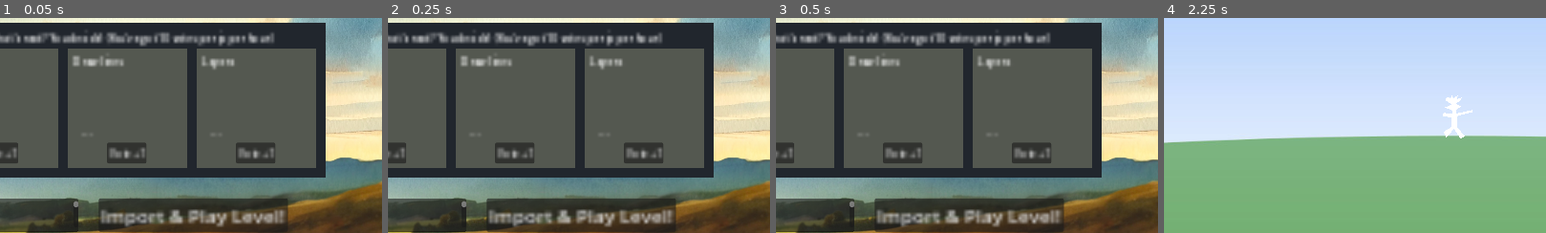
Above: before the commit, frames 1-4 (left to right).
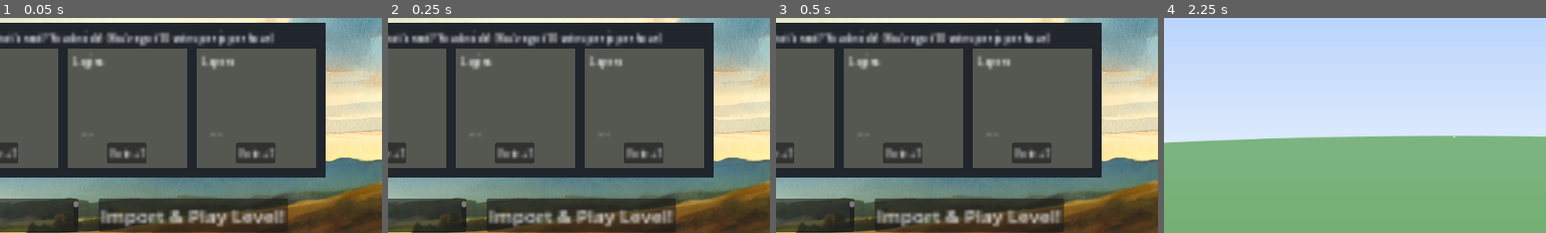
Above: after the commit, the same moments.

Repository: jacob-grahn/platform-racing-4
Game: Godot game, scene res://main/Main.tscn
Two runs of this game, one before a commit and one after it. Both use one fixed random seed, a clock stepped at 60 frames per second and the inputs below.
Inputs:
- Up to frame 1 (0.05 s): no input
- Up to frame 2 (0.25 s): no input
- Up to frame 3 (0.5 s): no input
- Up to frame 4 (2.25 s): click "Import & Play Level!" at 0.5 s; click "Back" at 1.25 s; click "Import & Play Level!" at 2 s
The pictures show only the part of the screen within x 12-62%, y 22-72%; the shares and areas given below are measured in that part.

The runs differ from the first frame. In frame 1, 0.3% of the frame differs, in the area x 19-33%, y 17-24%; in frame 2, 0.3%; in frame 3, 0.3%; in frame 4, 0.5%, in the area x 73-81%, y 36-56%.

Commit message:
basic drawing in editor

Diff:
--- a/client/character/Character.gd
+++ b/client/character/Character.gd
@@ -32,7 +32,7 @@
 var lightbreak_moon_timer: float = 0
 
 # Camera
-var camera_target_zoom: float = 1.0
+var camera_target_zoom: float = 0.2
 var camera_zoom_speed: float = 0.6
 var camera_max_zoom: float = 1.0
 var camera_min_zoom: float = 0.8
@@ -53,6 +53,7 @@
 
 
 func _physics_process(delta):
+	print(position)
 	if !active:
 		return
 
--- a/client/character/Character.tscn
+++ b/client/character/Character.tscn
@@ -118,6 +118,7 @@
 
 [node name="Camera" type="Camera2D" parent="."]
 position = Vector2(0, 44)
+zoom = Vector2(0.1, 0.1)
 
 [node name="Light" type="PointLight2D" parent="."]
 visible = false
--- a/client/pages/editor/Cursor.gd
+++ /dev/null
@@ -1,62 +0,0 @@
-extends Node2D
-class_name Cursor
-
-signal event
-
-const BLOCK_DROP = 'block_drop'
-const ERASE = 'erase'
-
-@onready var control = $Control
-var using_gui = false
-var mode: String = BLOCK_DROP
-var block_id: int = 0
-var layer_id: int = 0
-
-
-func _ready():
-	var slider_menu = get_parent().get_node("SliderMenu")
-	slider_menu.connect("control_changed", _on_control_changed)
-	slider_menu.connect("block_changed", _on_block_changed)
-	control.connect("gui_input", _on_gui_input)
-
-
-func _on_gui_input(event: InputEvent):
-	if event is InputEventMouseButton:
-		using_gui = false
-
-
-func _process(delta):
-	if Input.is_mouse_button_pressed(1) && !using_gui: # Left click
-		if mode == BLOCK_DROP:
-			do_block_drop()
-		if mode == ERASE:
-			do_erase()
-	else:
-		using_gui = true
-
-
-func _on_control_changed(control: String) -> void:
-	if control == "Blocks":
-		mode = BLOCK_DROP
-
-
-func _on_block_changed(new_block_id: int) -> void:
-	block_id = new_block_id
-
-
-func do_block_drop():
-	var tilemap: TileMap = get_node("../../Layers/Layer 1/TileMap")
-	var mouse_position = tilemap.get_global_mouse_position()
-	var coords = tilemap.local_to_map(tilemap.to_local(mouse_position))
-	var atlas_coords = Helpers.to_atlas_coords(block_id)
-	var existing_atlas_coords = tilemap.get_cell_atlas_coords(0, coords)
-	if atlas_coords != existing_atlas_coords:
-		emit_signal("event", {
-			"type": "set_tile",
-			"coords": coords,
-			"block_id": block_id,
-		})
-
-
-func do_erase():
-	pass
--- a/client/pages/editor/Cursor.tscn
+++ /dev/null
@@ -1,14 +0,0 @@
-[gd_scene load_steps=2 format=3 uid="uid://joknjf6qnfx5"]
-
-[ext_resource type="Script" path="res://pages/editor/Cursor.gd" id="1_a6mwn"]
-
-[node name="Cursor" type="Node2D"]
-script = ExtResource("1_a6mwn")
-
-[node name="Control" type="Control" parent="."]
-layout_mode = 3
-anchors_preset = 0
-offset_left = -2526.0
-offset_top = -1880.0
-offset_right = 4432.0
-offset_bottom = 3454.0
--- a/client/pages/editor/Editor.tscn
+++ b/client/pages/editor/Editor.tscn
@@ -4,7 +4,7 @@
 [ext_resource type="PackedScene" uid="uid://b37txmrlmt0ae" path="res://pages/editor/EditorCamera.tscn" id="2_ifj8n"]
 [ext_resource type="PackedScene" uid="uid://c1an2cgd34sv1" path="res://pages/editor/menu/SliderMenu.tscn" id="2_klaio"]
 [ext_resource type="PackedScene" uid="uid://cl0yelhxpgf2k" path="res://pages/editor/EditorEvents.tscn" id="3_05sia"]
-[ext_resource type="PackedScene" uid="uid://joknjf6qnfx5" path="res://pages/editor/Cursor.tscn" id="4_pnfuv"]
+[ext_resource type="PackedScene" uid="uid://joknjf6qnfx5" path="res://pages/editor/cursors/Cursor.tscn" id="4_pnfuv"]
 [ext_resource type="PackedScene" uid="uid://e6aydemh5yb1" path="res://pages/editor/Penciler.tscn" id="5_vq0x1"]
 [ext_resource type="PackedScene" uid="uid://batk4yeogrp0r" path="res://pages/editor/LevelEncoder.tscn" id="6_1cvds"]
 [ext_resource type="PackedScene" uid="uid://b58uyky8g3863" path="res://pages/editor/LevelDecoder.tscn" id="7_kmgse"]
--- a/client/pages/editor/EditorEvents.gd
+++ b/client/pages/editor/EditorEvents.gd
@@ -5,6 +5,7 @@
 signal undo_event
 
 const SET_TILE = 'set_tile'
+const ADD_LINE = 'add_line'
 
 var events = []
 var redo_events = []
--- a/client/pages/editor/LevelDecoder.gd
+++ b/client/pages/editor/LevelDecoder.gd
@@ -7,10 +7,15 @@
 	var layer = LAYER.instantiate()
 	layer.name = "Layer 1"
 	get_node("../Layers").add_child(layer)
-	var tilemap = layer.get_node("TileMap")
 
-	var tile_layer = level.layers[0]
-	var chunks = tile_layer.chunks
+	for encoded_layer in level.layers:
+		if encoded_layer.get("chunks"):
+			decode_chunks(encoded_layer.chunks, layer.get_node("TileMap"))
+		if encoded_layer.get("objects"):
+			decode_lines(encoded_layer.objects, layer.get_node("Lines"))
+
+
+func decode_chunks(chunks: Array, tilemap: TileMap) -> void:
 	for chunk in chunks:
 		for i:int in chunk.data.size():
 			var tile_id:int = chunk.data[i]
@@ -21,3 +26,19 @@
 			var atlas_coords = Helpers.to_atlas_coords(tile_id)
 			var alternative_tile = 0
 			tilemap.set_cell(0, coords, source_id, atlas_coords, alternative_tile)
+
+
+func decode_lines(objects: Array, holder: Node2D) -> void:
+	for object in objects:
+		if !object.get("polyline"):
+			continue
+		var line = Line2D.new()
+		line.position = Vector2(object.x, object.y)
+		# line.points = object.polyline
+		line.end_cap_mode = Line2D.LINE_CAP_ROUND
+		line.begin_cap_mode = Line2D.LINE_CAP_ROUND
+		line.default_color = Color("FFFFFF") # Color(object.properties.color)
+		line.width = 10 # object.properties.thickness
+		for point in object.polyline:
+			line.add_point(Vector2(point.x, point.y))
+		holder.add_child(line)
--- a/client/pages/editor/LevelEncoder.gd
+++ b/client/pages/editor/LevelEncoder.gd
@@ -10,39 +10,60 @@
 	var layers: Node2D = get_node("../Layers")
 	for group_layer in layers.get_children():
 		var tile_layer = {
-			"chunks": []
+			"chunks": encode_chunks(group_layer.get_node("TileMap")),
+			"objects": encode_lines(group_layer.get_node("Lines"))
 		}
-		var chunk_map = {}
-		var tilemap = group_layer.get_node("TileMap")
-		var used_coords = tilemap.get_used_cells(0)
-		for coords in used_coords:
-			var atlas_coords = tilemap.get_cell_atlas_coords(0, coords)
-			var block_id = Helpers.to_block_id(atlas_coords)
-			var chunk_coords: Vector2i = Vector2i((Vector2(coords) / Vector2(chunk_size)).floor())
-			var chunk_data_coords = coords - (chunk_coords * chunk_size)
-			var chunk_name = str(chunk_coords.x) + "," + str(chunk_coords.y)
-			var chunk_data_index = (chunk_data_coords.y * chunk_size.x) + chunk_data_coords.x
-			var existing_chunk = chunk_map.get(chunk_name)
-			var chunk: Dictionary
-			if existing_chunk:
-				chunk = existing_chunk
-			else:
-				var data = []
-				data.resize(chunk_size.x * chunk_size.y)
-				data.fill(0)
-				chunk = {
-					"x": chunk_coords.x * chunk_size.x,
-					"y": chunk_coords.y * chunk_size.y,
-					"width": chunk_size.x,
-					"height": chunk_size.y,
-					"data": data
-				}
-				tile_layer.chunks.push_back(chunk)
-				chunk_map[chunk_name] = chunk
-			chunk.data[chunk_data_index] = block_id
 		level.layers.push_back(tile_layer)
 	return level
 
 
 func decode():
 	pass
+
+
+func encode_chunks(tilemap: TileMap) -> Array:
+	var chunk_map = {}
+	var chunks = []
+	var used_coords = tilemap.get_used_cells(0)
+	for coords in used_coords:
+		var atlas_coords = tilemap.get_cell_atlas_coords(0, coords)
+		var block_id = Helpers.to_block_id(atlas_coords)
+		var chunk_coords: Vector2i = Vector2i((Vector2(coords) / Vector2(chunk_size)).floor())
+		var chunk_data_coords = coords - (chunk_coords * chunk_size)
+		var chunk_name = str(chunk_coords.x) + "," + str(chunk_coords.y)
+		var chunk_data_index = (chunk_data_coords.y * chunk_size.x) + chunk_data_coords.x
+		var existing_chunk = chunk_map.get(chunk_name)
+		var chunk: Dictionary
+		if existing_chunk:
+			chunk = existing_chunk
+		else:
+			var data = []
+			data.resize(chunk_size.x * chunk_size.y)
+			data.fill(0)
+			chunk = {
+				"x": chunk_coords.x * chunk_size.x,
+				"y": chunk_coords.y * chunk_size.y,
+				"width": chunk_size.x,
+				"height": chunk_size.y,
+				"data": data
+			}
+			chunks.push_back(chunk)
+			chunk_map[chunk_name] = chunk
+		chunk.data[chunk_data_index] = block_id
+	return chunks
+
+
+func encode_lines(node: Node2D) -> Array:
+	var objects = []
+	for line: Line2D in node.get_children():
+		var object = {
+			"x": line.position.x,
+			"y": line.position.y,
+			"polyline": line.points,
+			"properties": {
+				"color": "FFFFFF",
+				"thickness": 10
+			}
+		}
+		objects.push_back(object)
+	return objects
--- a/client/pages/editor/Penciler.gd
+++ b/client/pages/editor/Penciler.gd
@@ -12,3 +12,11 @@
 	if event.type == EditorEvents.SET_TILE:
 		var tilemap: TileMap = layers.get_node("Layer 1/TileMap")
 		tilemap.set_cell(0, event.coords, 0, Helpers.to_atlas_coords(event.block_id))
+	if event.type == EditorEvents.ADD_LINE:
+		var lines: Node2D = layers.get_node("Layer 1/Lines")
+		var line = Line2D.new()
+		lines.add_child(line)
+		line.end_cap_mode = Line2D.LINE_CAP_ROUND
+		line.begin_cap_mode = Line2D.LINE_CAP_ROUND
+		line.position = event.position
+		line.points = event.points
--- /dev/null
+++ b/client/pages/editor/cursors/BlockCursor.gd
@@ -0,0 +1,36 @@
+extends Node2D
+
+signal event
+
+var block_id: int = 0
+
+
+func _ready():
+	var slider_menu = get_node("../../SliderMenu")
+	slider_menu.connect("block_changed", _on_block_changed)
+
+
+func _on_block_changed(new_block_id: int) -> void:
+	block_id = new_block_id
+
+
+func on_mouse_down():
+	pass
+
+
+func on_drag():
+	var tilemap: TileMap = get_node("../../../Layers/Layer 1/TileMap")
+	var mouse_position = tilemap.get_global_mouse_position()
+	var coords = tilemap.local_to_map(tilemap.to_local(mouse_position))
+	var atlas_coords = Helpers.to_atlas_coords(block_id)
+	var existing_atlas_coords = tilemap.get_cell_atlas_coords(0, coords)
+	if atlas_coords != existing_atlas_coords:
+		emit_signal("event", {
+			"type": "set_tile",
+			"coords": coords,
+			"block_id": block_id,
+		})
+
+
+func on_mouse_up():
+	pass
--- /dev/null
+++ b/client/pages/editor/cursors/BlockCursor.tscn
@@ -0,0 +1,6 @@
+[gd_scene load_steps=2 format=3 uid="uid://capwvms00utqf"]
+
+[ext_resource type="Script" path="res://pages/editor/cursors/BlockCursor.gd" id="1_wjsfm"]
+
+[node name="BlockCursor" type="Node2D"]
+script = ExtResource("1_wjsfm")
--- /dev/null
+++ b/client/pages/editor/cursors/Cursor.gd
@@ -0,0 +1,51 @@
+extends Node2D
+class_name Cursor
+
+signal event
+
+@onready var control = $Control
+@onready var block_cursor = $BlockCursor
+@onready var draw_cursor = $DrawCursor
+
+var using_gui = false
+var mouse_down = false
+var current_cursor: Node2D
+var layer_id: int = 0
+
+
+func _ready():
+	var slider_menu = get_parent().get_node("SliderMenu")
+	slider_menu.connect("control_changed", _on_control_changed)
+	control.connect("gui_input", _on_gui_input)
+
+	for child in get_children():
+		child.connect("event", _on_subcursor_event)
+
+
+func _on_gui_input(event: InputEvent):
+	if event is InputEventMouseButton:
+		using_gui = false
+
+
+func _process(delta):
+	if Input.is_mouse_button_pressed(1) && !using_gui: # Left click
+		if !mouse_down:
+			current_cursor.on_mouse_down()
+			mouse_down = true
+		current_cursor.on_drag()
+	else:
+		if mouse_down:
+			current_cursor.on_mouse_up()
+			mouse_down = false
+		using_gui = true
+
+
+func _on_control_changed(control: String) -> void:
+	if control == "Blocks":
+		current_cursor = block_cursor
+	if control == "Draw":
+		current_cursor = draw_cursor
+
+
+func _on_subcursor_event(event: Dictionary) -> void:
+	emit_signal("event", event)
--- /dev/null
+++ b/client/pages/editor/cursors/Cursor.tscn
@@ -0,0 +1,20 @@
+[gd_scene load_steps=4 format=3 uid="uid://joknjf6qnfx5"]
+
+[ext_resource type="Script" path="res://pages/editor/cursors/Cursor.gd" id="1_bnky5"]
+[ext_resource type="PackedScene" uid="uid://capwvms00utqf" path="res://pages/editor/cursors/BlockCursor.tscn" id="2_7h2ej"]
+[ext_resource type="PackedScene" uid="uid://cauj7mmhr7tdc" path="res://pages/editor/cursors/DrawCursor.tscn" id="3_egyd5"]
+
+[node name="Cursor" type="Node2D"]
+script = ExtResource("1_bnky5")
+
+[node name="Control" type="Control" parent="."]
+layout_mode = 3
+anchors_preset = 0
+offset_left = -2526.0
+offset_top = -1880.0
+offset_right = 4432.0
+offset_bottom = 3454.0
+
+[node name="BlockCursor" parent="." instance=ExtResource("2_7h2ej")]
+
+[node name="DrawCursor" parent="." instance=ExtResource("3_egyd5")]
--- /dev/null
+++ b/client/pages/editor/cursors/DrawCursor.gd
@@ -0,0 +1,86 @@
+extends Node2D
+
+signal event
+
+var current_line: Line2D
+var current_point: Vector2i
+var optimization_epsilon: float = 1.0 # bigger = more line optimization
+
+
+func on_mouse_down():
+	if !current_line:
+		var lines: Node2D = get_node("../../../Layers/Layer 1/Lines")
+		var mouse_position = lines.get_local_mouse_position()
+		current_line = Line2D.new()
+		lines.add_child(current_line)
+		current_line.end_cap_mode = Line2D.LINE_CAP_ROUND
+		current_line.begin_cap_mode = Line2D.LINE_CAP_ROUND
+		current_line.position = mouse_position.round()
+		current_line.add_point(Vector2i(0, 0))
+		current_point = Vector2i(0, 0)
+
+
+func on_drag():
+	if current_line:
+		var lines: Node2D = get_node("../../../Layers/Layer 1/Lines")
+		var mouse_position = lines.get_local_mouse_position()
+		var point = Vector2i((mouse_position - current_line.position).round())
+		if point != current_point:
+			current_line.add_point(point)
+			current_point = point
+
+
+func on_mouse_up():
+	if current_line:
+
+		# Just clicks with no drag should produce a dot
+		if len(current_line.points) == 1:
+			current_line.add_point(Vector2i(1, 1))
+
+		# Simplify the line
+		var simplified_points = douglas_peucker(current_line.points, optimization_epsilon)
+
+		# Save the line
+		emit_signal("event", {
+			"type": EditorEvents.ADD_LINE,
+			"position": current_line.position,
+			"points": simplified_points
+		})
+
+		# Remove the temporary line
+		current_line.queue_free()
+
+
+# Function to calculate the perpendicular distance from a point to a line formed by two points
+func perpendicular_distance(point, line_start, line_end):
+	if line_start == line_end:
+		return (line_start - point).length()
+	else:
+		var n = abs((line_end.x - line_start.x) * (line_start.y - point.y) - (line_start.x - point.x) * (line_end.y - line_start.y))
+		var d = (line_end - line_start).length()
+		return n / d
+
+
+# Recursive function implementing the Douglas-Peucker algorithm
+func douglas_peucker(points, epsilon):
+	# Find the point with the maximum distance from line between the start and end
+	var max_distance = 0
+	var index = 0
+	for i in range(1, points.size() - 1):
+		var dist = perpendicular_distance(points[i], points[0], points[-1])
+		if dist > max_distance:
+			index = i
+			max_distance = dist
+
+	# If max distance is greater than epsilon, recursively simplify
+	if max_distance > epsilon:
+		# Recursive call
+		var rec_results1 = douglas_peucker(points.slice(0, index + 1), epsilon)
+		var rec_results2 = douglas_peucker(points.slice(index), epsilon)
+
+		# Build the result list
+		var result = rec_results1 + rec_results2.slice(1)
+		return result
+	else:
+		# None are far enough to keep any point except the endpoints
+		return [points[0], points[-1]]
--- /dev/null
+++ b/client/pages/editor/cursors/DrawCursor.tscn
@@ -0,0 +1,6 @@
+[gd_scene load_steps=2 format=3 uid="uid://cauj7mmhr7tdc"]
+
+[ext_resource type="Script" path="res://pages/editor/cursors/DrawCursor.gd" id="1_llq50"]
+
+[node name="DrawCursor" type="Node2D"]
+script = ExtResource("1_llq50")
--- a/client/pages/editor/menu/SliderBlockRow.gd
+++ b/client/pages/editor/menu/SliderBlockRow.gd
@@ -8,7 +8,7 @@
 func _ready():
 	super._ready()
 	step_delay = 0.03
-	for i in range(1, 39):
+	for i in range(1, 40):
 		var block_button = SliderBlockButton.instantiate()
 		add_slider(block_button)
 		block_button.set_block_id(i)
--- a/client/pages/editor/menu/SliderControlRow.gd
+++ b/client/pages/editor/menu/SliderControlRow.gd
@@ -3,7 +3,7 @@
 signal pressed
 
 var SliderTextButton: PackedScene = preload("res://pages/editor/menu/SliderTextButton.tscn")
-var button_labels = ["Blocks", "Stamps", "Art", "Select", "Erase", "Undo", "Redo", "Layers"]
+var button_labels = ["Blocks", "Stamps", "Draw", "Select", "Erase", "Undo", "Redo", "Layers"]
 
 
 func _ready():
--- a/client/pages/title/Title.gd
+++ b/client/pages/title/Title.gd
@@ -3,7 +3,7 @@
 
 func _ready():
 	Jukebox.play('noodle-town-4')
-	$Voter.init('2024/06/09', ['Eraser', 'Draw lines', 'Layers'])
+	$Voter.init('2024/06/09', ['Eraser', 'Logins', 'Layers'])
 	$GameButton.pressed.connect(_on_game_pressed)
 	$GearButton.pressed.connect(_on_gear_pressed)
 
--- a/client/tiles/Brick.gd
+++ b/client/tiles/Brick.gd
@@ -8,4 +8,5 @@
 
 
 func shatter(player: Node2D, tilemap: TileMap, coords: Vector2i):
-	Game.game.tiles.shatter(tilemap, coords)
+	# Game.game.tiles.shatter(tilemap, coords)
+	pass
